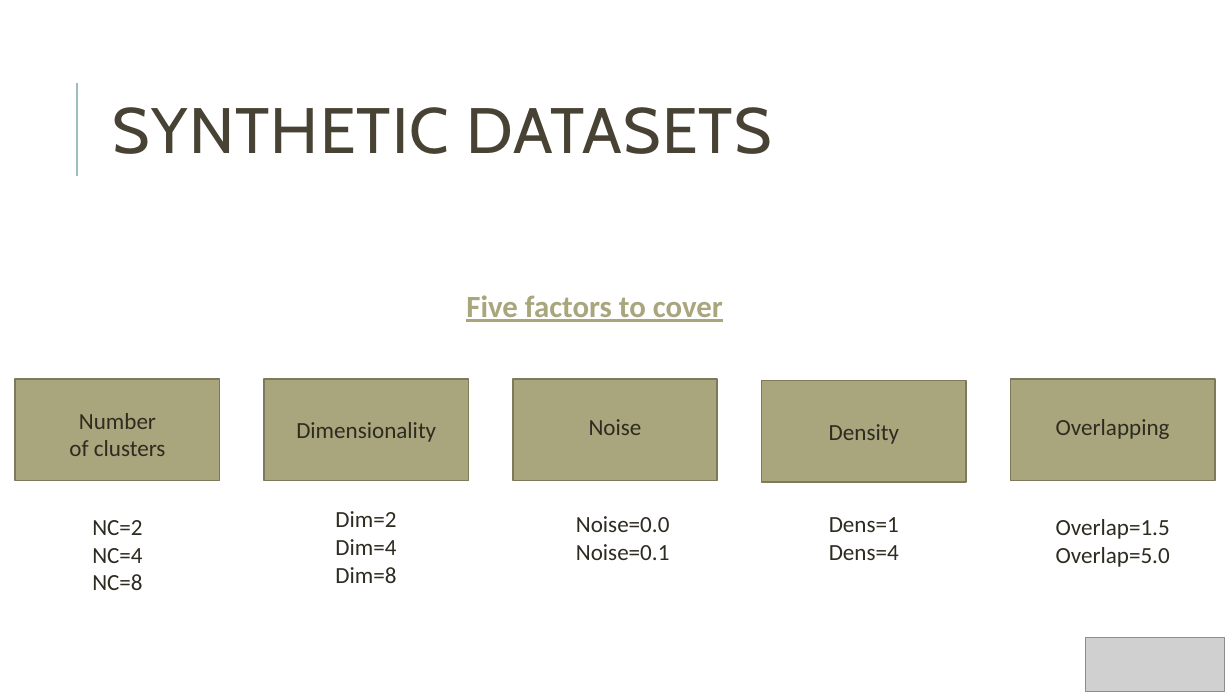
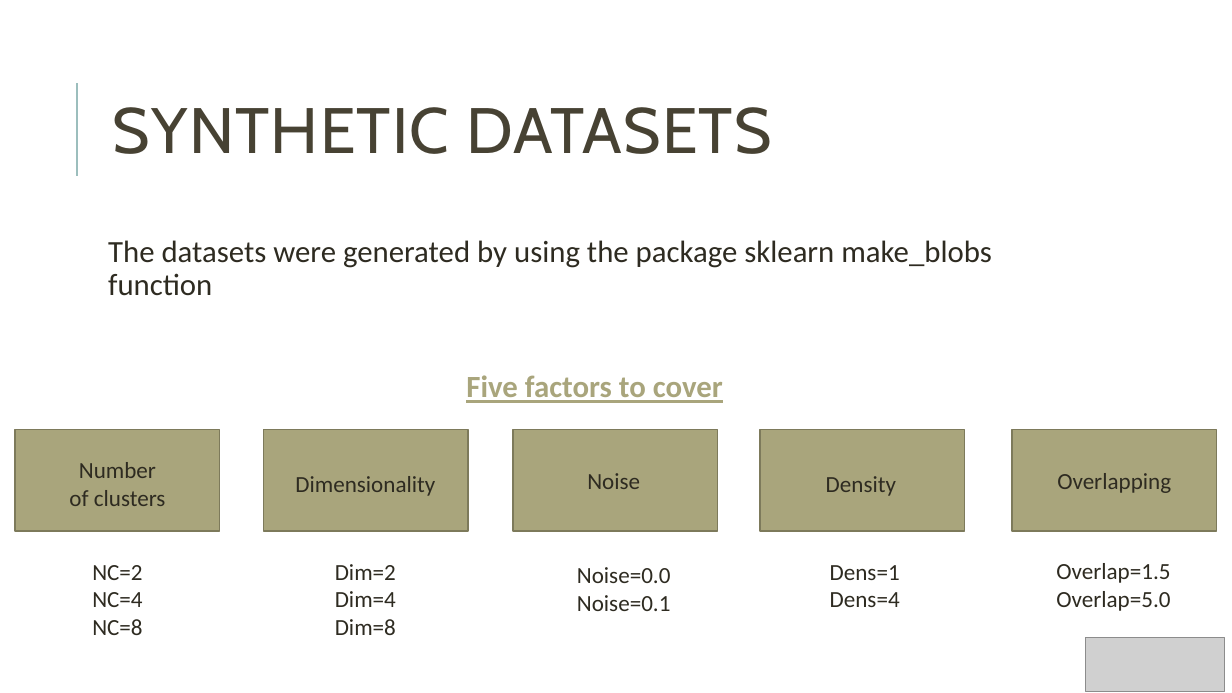
Before and after one commit to Nuno09/MscThesis, a slide deck: slide 32 of Dissertacao/apresentação_tese.pptx. Drawn at 1232x693 pixels with LibreOffice and Linux fonts; fonts in the diff are those of the drawing; grey boxes stand for pictures. Boxes give left, top, right and bottom in pixels: in the first picture for what was removed or moved away, otherwise in the second. Text is boxed around its words. In the diff, an @@ line names an element or a change of style, - is before the commit and + after.

```diff
--- a/Dissertacao/apresentação_tese.pptx
+++ b/Dissertacao/apresentação_tese.pptx
@@ text at <box>108,240,992,296</box>: paragraph added @@
+The datasets were generated by using the package sklearn make_blobs function
@@ 5 rectangles, 3 texts: place and size @@
-5 rectangles, 3 texts at <box>16,379,1215,560</box>
+5 rectangles, 3 texts at <box>16,430,1216,611</box>
@@ text "Density": place and size @@
-text "Density" at <box>829,424,899,444</box>
+text "Density" at <box>826,476,896,496</box>
@@ 4 texts: place and size @@
-4 texts at <box>296,419,1170,583</box>
+4 texts at <box>295,473,1171,635</box>
@@ text "NC=2": place and size @@
-text "NC=2" at <box>92,520,142,590</box>
+text "NC=2" at <box>92,565,142,635</box>
@@ text "Overlap=1.5": place and size @@
-text "Overlap=1.5" at <box>1056,519,1170,567</box>
+text "Overlap=1.5" at <box>1056,563,1170,611</box>
```
Also in this commit, not shown: 6 other slides changed.
